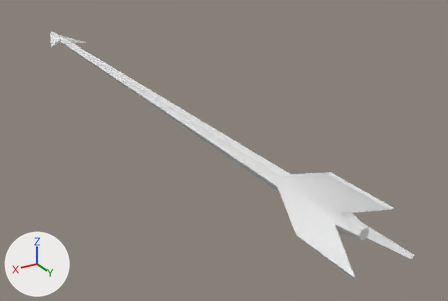
A saved change to the FBX model Master Project/Assets/Graphics/Weapons/CrossbowBolt.fbx.
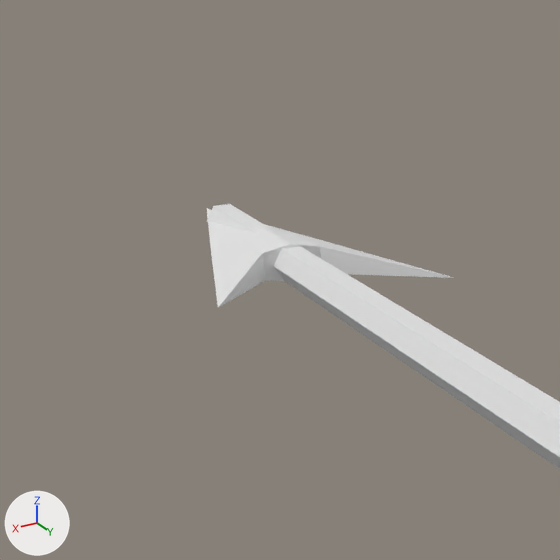
There are two pictures of each version: one whole from a 50 mm camera at (0.068, 0.0581, 0.0557) aimed at (-0.0172, -0.0839, -0.0153), one close up on the part from 4% to 23% of the width and 0% to 29% of the height. Arrows for +X, +Y and +Z are at lower left; the lights stay in place. Materials are left out; every surface is plain grey. Where no turn or scale is listed for an object, it has been applied to the vertices.

The older version as bpy lines, for what is in view:
```python
me_mesh = bpy.data.meshes.new('Mesh')
me_mesh.from_pydata(...)  # 55 vertices, 58 faces; spans x -0.007..0.007, y -0.195..-0.006, z -0.004..0.008
me_mesh.materials.append(mat_crossbowmat)
ob_crossbowbolt = bpy.data.objects.new('CrossbowBolt', me_mesh)
ob_crossbowbolt.location = (0.0, 0.00332, 0.0)
```
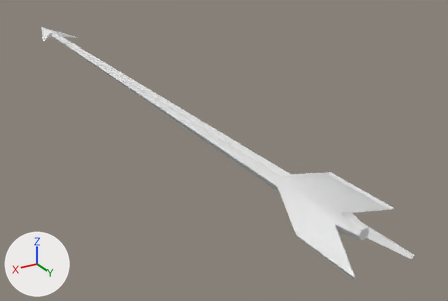
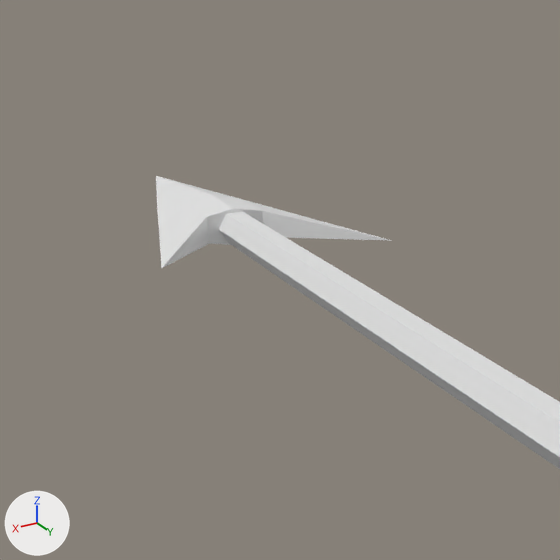
Boxes (x1, y1, x2, y2) around the edits, measured in the close-ups (560 x 560 px; the box of a moved part takes in the faces that stretch with it):
'CrossbowBolt', reshaped
    before: (207, 204, 560, 469)
    after: (156, 176, 560, 469)
part 1 of me_mesh, moved or reshaped
    before: (207, 208, 454, 308)
    after: (156, 176, 392, 268)

The change in detail:
me_mesh has 55 vertices, 58 faces and spans x -0.007..0.007, y -0.195..-0.006, z -0.004..0.008.
me_mesh is used by ob_crossbowbolt; location (0.0, 0.00332, 0.0).
me_mesh part 1: the loose piece of 17 vertices spanning x -0.007..0.007, y -0.195..-0.169, z -0.001..0.002 is moved by (0.0, -0.011, 0.0).
